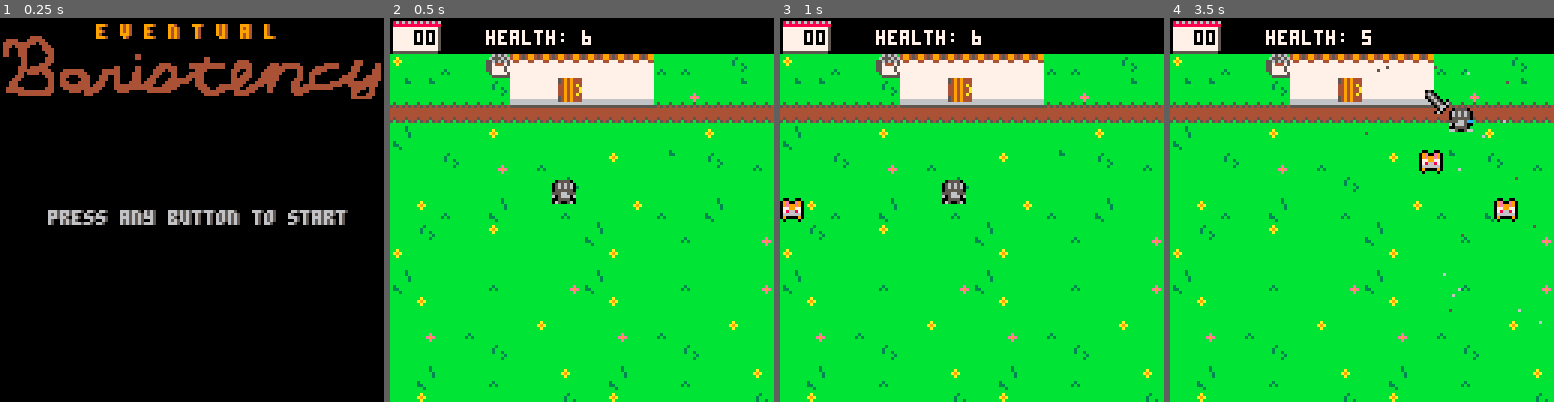
Above: before the commit, frames 1-4 (left to right).
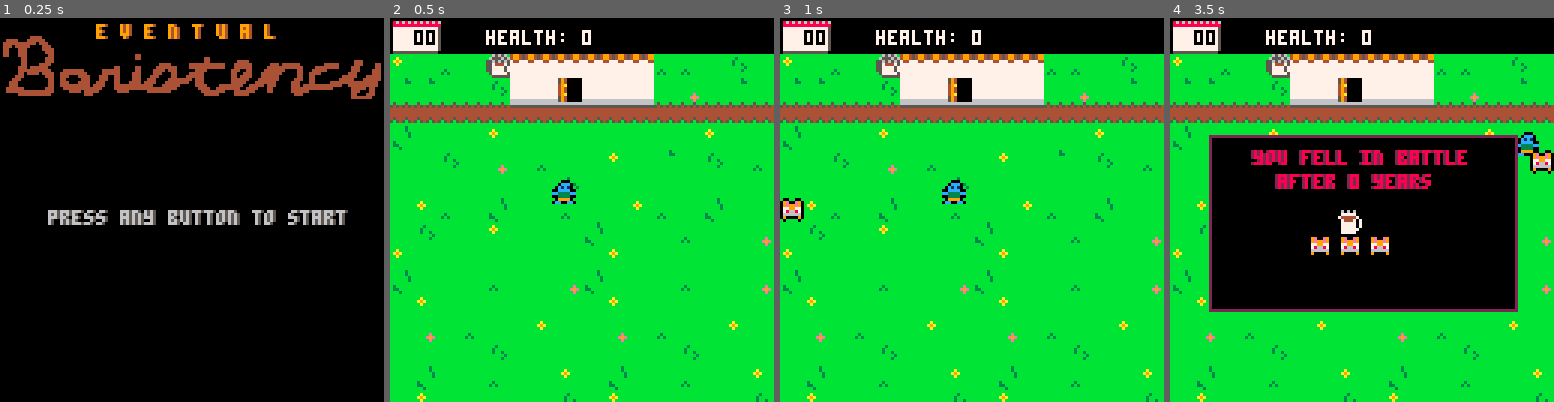
Above: after the commit, the same moments.

Repository: kitasuna/eventual-baristancy
Game: PICO-8 cartridge main.p8
The game is run twice, just before and just after one commit, with the same random seed, the same clock (stepped at 60 frames per second) and the same inputs.
Inputs:
- Up to frame 1 (0.25 s): no input
- Up to frame 2 (0.5 s): tap X (X key) at 0.33 s
- Up to frame 3 (1 s): tap O (Z key) at 0.7 s
- Up to frame 4 (3.5 s): tap X (X key) at 1.07, 1.85, 2.97 s; hold Right 1.6-2.1 s; tap O (Z key) every 0.4 s from 1.7 to 3.3 s; hold Up 2.15-2.42 s; hold Right 2.47-3.03 s; hold Left from 3.08 s (still down)

Frame 1 is identical in both runs. In frame 2, 0.7% of the frame differs, in the area x 42-53%, y 3-49%; in frame 3, 0.7%; in frame 4, 38%, in the area x 10-100%, y 3-80%.

Commit message:
Proper defeat screen

Diff:
--- a/main.p8
+++ b/main.p8
@@ -204,14 +204,14 @@
   rectfill(14,40,114,96,0)
   pal()
   print("after ".._elapsed_years.." years, you took",18,44,4)
-  print("after ".._elapsed_years.." years, you took",17,44,9)
-  print("over the coffee shop",18,52,4)
-  print("over the coffee shop",17,52,9)
+  print("after ".._elapsed_years.." years, you took",19,44,9)
+  print("over the coffee shop",23,52,4)
+  print("over the coffee shop",24,52,9)
   palt(15,true)
   spr(5,46,72,1,1,true,false)
-  spr(150,66,72)
-  spr(151,66,64)
-  spr(138,56,72)
+  spr(150,67,72)
+  spr(151,67,64)
+  spr(138,57,72)
   pal()
 end
 
@@ -220,8 +220,20 @@
 end
 
 function defeat_draw()
-  cls()
-  print("defeat",64,64,8)
+  palt(0, false)
+  rect(13,39,115,97,2)
+  rectfill(14,40,114,96,0)
+  pal()
+  print("you fell in battle ",27,44,2)
+  print("you fell in battle ",28,44,8)
+  print("after ".._elapsed_years.." years",35,52,2)
+  print("after ".._elapsed_years.." years",36,52,8)
+  palt(15,true)
+  spr(150,56,64)
+  spr(1,46,72)
+  spr(1,56,72)
+  spr(1,66,72)
+  pal()
 end
 
 function defeat_update()
--- a/player.lua
+++ b/player.lua
@@ -2,7 +2,7 @@
 player = {
   x = 58,
   y = 58,
-  health = 6,
+  health = 0,
   ittl = 0,
   collr = 4,
   direction = 0,
